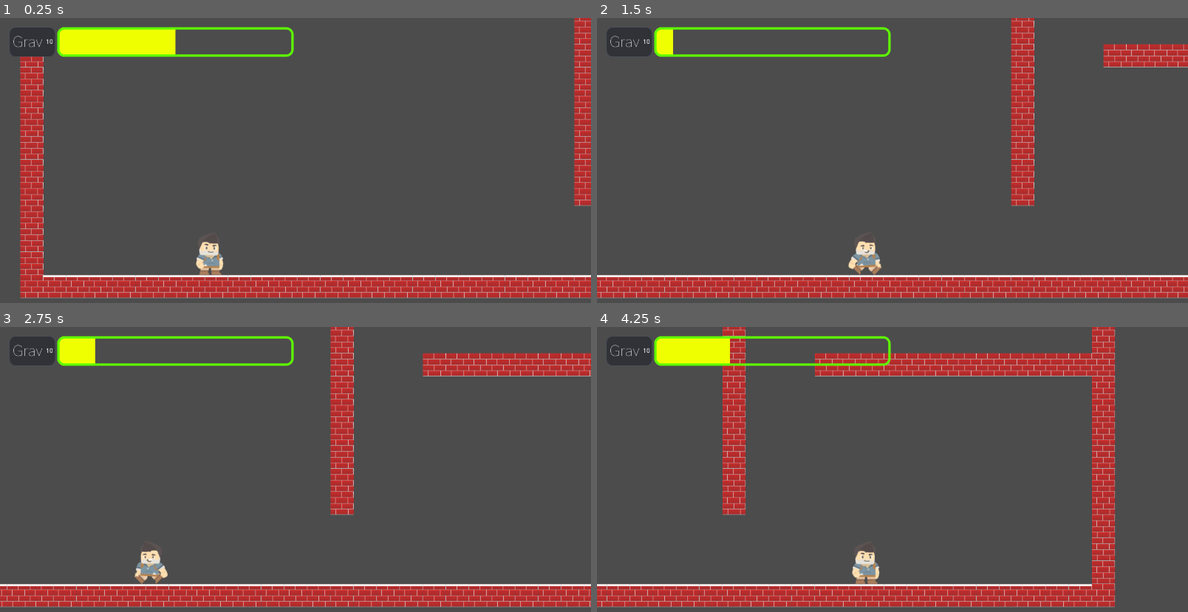
Above: before the commit, frames 1-4 (two rows, left to right).
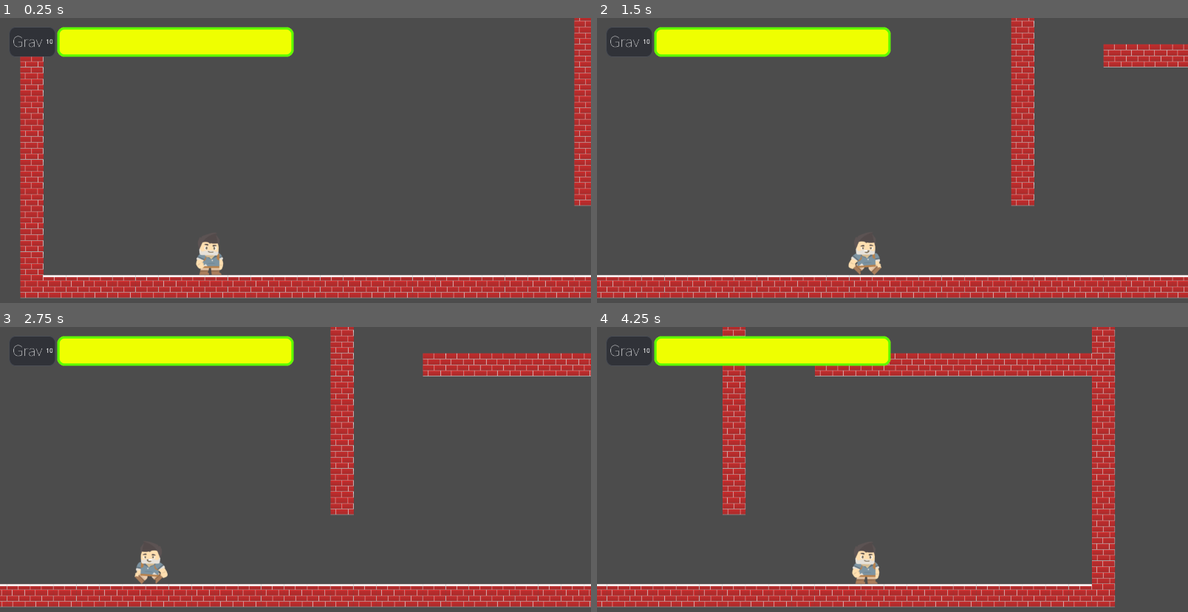
Above: after the commit, the same moments.

Repository: tonymarklove/higgs
Game: Godot game, scene res://main.tscn
Same seed, same stepped clock (60 frames per second), same inputs: the game is played once before the commit and once after it.
Inputs:
- Up to frame 1 (0.25 s): no input
- Up to frame 2 (1.5 s): tap Enter at 0.5 s; hold Right (ui_right) from 0.53 s (still down); tap Space (ui_select) at 0.77 s
- Up to frame 3 (2.75 s): tap Space (ui_select) at 1.52 s; release Right (ui_right) at 2.03 s; hold Left (ui_left) from 2.03 s (still down)
- Up to frame 4 (4.25 s): release Left (ui_left) at 2.78 s; hold Right (ui_right) from 2.78 s (still down); tap Space (ui_select) at 3.02, 3.77 s

The runs differ from the first frame. In frame 1, 1.8% of the frame differs, in the area x 29-50%, y 3-14%; in frame 2, 3.3%, in the area x 12-50%, y 3-14%; in frame 3, 3.0%; in frame 4, 2.4%.

Commit message:
Gravity jump implementation

Diff:
--- a/Gui/GUI.gd
+++ b/Gui/GUI.gd
@@ -3,4 +3,4 @@
 onready var guage = $HBoxContainer/Bars/Bar/Guage
 
 func _on_Player_jump_charge_changed(value):
-	guage.value = value
+	guage.value = value * 100
--- a/Player.gd
+++ b/Player.gd
@@ -1,6 +1,6 @@
 extends KinematicBody2D
 
-export var rotate_to_follow_gravity = true
+export var rotate_to_follow_gravity = false
 export var rotate_camera_with_player = false
 export var player_relative_controls = false
 
@@ -18,9 +18,15 @@
 	GRAVMODE_JUMP
 }
 
+enum {
+	GRAVJUMP_HELD,
+	GRAVJUMP_RELEASED,
+	GRAVJUMP_USED
+}
+
 var run_speed = 500
 var jump_speed = -1500
-var gravity = 5000
+var gravity_strength = 5000
 var rotation_time = 0.5
 
 var velocity = Vector2()
@@ -31,10 +37,10 @@
 var last_gravity_change_time = 0
 
 var gravity_mode = GRAVMODE_JUMP
-
-var gravity_jump_charge = 0
-var gravity_jump_maximum_time = 0.5
-var gravity_jump_start_time = 0
+var gravity_jump_action = GRAVJUMP_RELEASED
+
+var gravity_jump_charge = 1.0
+const GRAVITY_JUMP_MAXIMUM_TIME = 0.5
 
 func clamp_and_normalize(input, a, b):
 	return clamp(input, a, b) / (b - a)
@@ -112,14 +118,36 @@
 	else:
 		fixed_camera_gravity_select()
 
-func gravity_jump():
+func gravity_jump(delta):
 	var jump = Input.is_action_pressed('ui_select')
 
-	if jump:
-		gravity_jump_charge += 2
-		emit_signal("jump_charge_changed", gravity_jump_charge)
-
-func get_input():
+	var change_in_charge = clamp(delta / GRAVITY_JUMP_MAXIMUM_TIME, 0, 1)
+
+	if gravity_jump_action == GRAVJUMP_HELD:
+		if jump:
+			if gravity_jump_charge < 0.01:
+				gravity_jump_action = GRAVJUMP_USED
+				gravity_select(gravity_index_from_offset(2))
+			else:
+				gravity_jump_charge = clamp(gravity_jump_charge - change_in_charge, 0, 1)
+		else:
+			gravity_jump_action = GRAVJUMP_RELEASED
+			gravity_select(gravity_index_from_offset(2))
+	elif gravity_jump_action == GRAVJUMP_RELEASED:
+		if jump:
+			gravity_jump_action = GRAVJUMP_HELD
+			gravity_select(gravity_index_from_offset(2))
+			gravity_jump_charge = clamp(gravity_jump_charge - change_in_charge, 0, 1)
+	else:
+		if !jump:
+			gravity_jump_action = GRAVJUMP_RELEASED
+
+	if is_on_floor():
+		gravity_jump_charge = clamp(gravity_jump_charge + change_in_charge, 0, 1)
+
+	emit_signal("jump_charge_changed", gravity_jump_charge)
+
+func get_input(delta):
 	var player_right_direction = gravity_vector().tangent()
 
 	var x_frac = player_right_direction.dot(Vector2(1,0))
@@ -153,7 +181,7 @@
 			gravity_direction_select()
 
 		GRAVMODE_JUMP:
-			gravity_jump()
+			gravity_jump(delta)
 
 func rotate_to_gravity():
 	var desired_rotation = -gravity_vector().angle_to(Vector2(0,1))
@@ -174,8 +202,8 @@
 
 	$Camera2D.rotating = rotate_camera_with_player
 
-	velocity += gravity_vector() * gravity * delta
-	get_input()
+	get_input(delta)
+	velocity += gravity_vector() * gravity_strength * delta
 	velocity = move_and_slide(velocity, -gravity_vector())
 
 	if rotate_to_follow_gravity:
--- a/main.tscn
+++ b/main.tscn
@@ -33,6 +33,7 @@
 [node name="Player" parent="." index="1" instance=ExtResource( 2 )]
 
 editor/display_folded = true
+rotate_to_follow_gravity = false
 
 [node name="Camera2D" type="Camera2D" parent="Player" index="2"]
 
